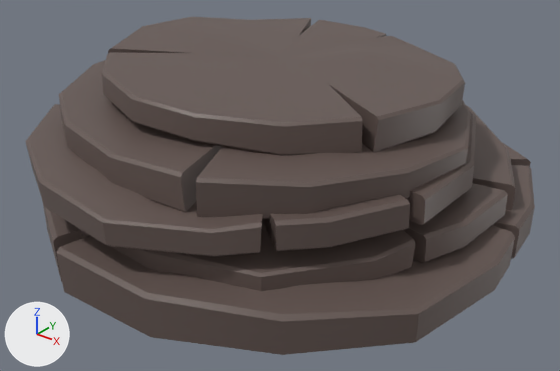
An edit to the FBX model Assets/Art/Assets/Piedra1.fbx, drawn before and after from the same camera.
One viewpoint serves both versions: a 50 mm lens placed at (1.84, -2.7, 2.38), pointed at (-0.27, -0.06, 0.74). Arrows for +X, +Y and +Z are at lower left; the lights stay in place. The older version comes first. Where no turn or scale is listed for an object, it has been applied to the vertices.

Names of what the first picture shows: 'pasted__Parte5_Piedra_1', 'pasted__pasted__pasted__Parte5_Piedra_1', 'pasted__pasted__pasted__pasted__Parte5_Piedra_1', 'pasted__pasted__pasted__pasted__pasted__Parte5_Piedra_1', 'pasted__pasted__pasted__pasted__pasted__pasted__Parte5_Piedra_1'.
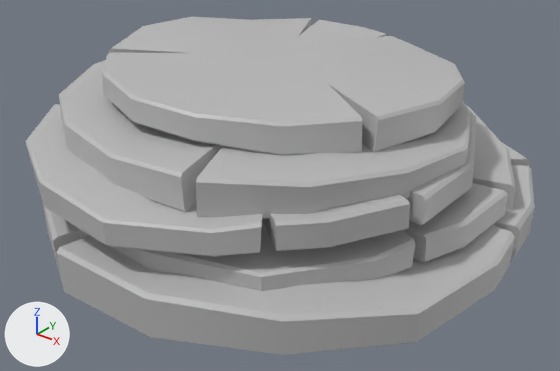
Where the newer file only moved an object's origin or applied its transform, the numbers keep the older frame.

Edits to the scene script, one JSON object a line:
```json
{"op": "add", "block": "mat_rocks_1_lava", "code": ["mat_rocks_1_lava = principled_material('Rocks_1_Lava')", "mat_rocks_1_lava.base_color = (0.5, 0.5, 0.5)  # grey #bcbcbc"]}
{"block": "me_mesh_003", "where": "me_mesh_003.from_pydata(...)  # 148 vertices, 160 faces; spans x -1.02..1.06, y -1.06..1.08, z -0.13..0.13"}
{"op": "remove", "block": "me_mesh_003", "code": "me_mesh_003.materials.append(mat_pasted__pasted__pasted__pasted__pasted__piedra1)  # brown #655652"}
{"op": "add", "block": "me_mesh_003", "code": "me_mesh_003.materials.append(mat_rocks_1_lava)  # grey #bcbcbc"}
{"block": "me_mesh_004", "where": "me_mesh_004.from_pydata(...)  # 148 vertices, 160 faces; spans x -1.19..1.17, y -1.19..1.24, z -0.17..0.17"}
{"op": "remove", "block": "me_mesh_004", "code": "me_mesh_004.materials.append(mat_pasted__pasted__pasted__pasted__pasted__pasted__piedra1)  # brown #655652"}
{"op": "add", "block": "me_mesh_004", "code": "me_mesh_004.materials.append(mat_rocks_1_lava)  # grey #bcbcbc"}
{"block": "me_mesh_002", "where": "me_mesh_002.from_pydata(...)  # 148 vertices, 160 faces; spans x -0.95..1.02, y -1.01..1.01, z -0.13..0.13"}
{"op": "remove", "block": "me_mesh_002", "code": "me_mesh_002.materials.append(mat_pasted__pasted__pasted__pasted__piedra1)  # brown #655652"}
{"op": "add", "block": "me_mesh_002", "code": "me_mesh_002.materials.append(mat_rocks_1_lava)  # grey #bcbcbc"}
{"block": "me_mesh_001", "where": "me_mesh_001.from_pydata(...)  # 148 vertices, 160 faces; spans x -0.96..0.97, y -0.9..0.97, z -0.13..0.13"}
{"op": "remove", "block": "me_mesh_001", "code": "me_mesh_001.materials.append(mat_pasted__pasted__pasted__piedra1)  # brown #655652"}
{"op": "add", "block": "me_mesh_001", "code": "me_mesh_001.materials.append(mat_rocks_1_lava)  # grey #bcbcbc"}
{"block": "me_mesh", "where": "me_mesh.from_pydata(...)  # 148 vertices, 160 faces; spans x -0.83..0.83, y -0.8..0.8, z -0.12..0.12"}
{"op": "remove", "block": "me_mesh", "code": "me_mesh.materials.append(mat_pasted__piedra1)  # brown #655652"}
{"op": "add", "block": "me_mesh", "code": "me_mesh.materials.append(mat_rocks_1_lava)  # grey #bcbcbc"}
```

Location of each change, [x1, y1, x2, y2] in pixels of the pictures (560 x 371 px):
```json
{"object": "pasted__Parte5_Piedra_1", "change": "recoloured", "before": [102, 17, 465, 155], "after": [102, 17, 465, 155], "on screen": "lighter"}
{"object": "pasted__pasted__pasted__pasted__pasted__pasted__Parte5_Piedra_1", "change": "recoloured", "before": [43, 142, 535, 355], "after": [43, 142, 535, 355], "on screen": "lighter"}
{"object": "pasted__pasted__pasted__Parte5_Piedra_1", "change": "recoloured", "before": [59, 60, 471, 219], "after": [59, 60, 471, 219], "on screen": "lighter"}
{"object": "pasted__pasted__pasted__pasted__Parte5_Piedra_1", "change": "recoloured", "before": [25, 104, 476, 257], "after": [25, 104, 476, 257], "on screen": "lighter"}
{"object": "pasted__pasted__pasted__pasted__pasted__Parte5_Piedra_1", "change": "recoloured", "before": [78, 105, 515, 291], "after": [78, 105, 515, 291], "on screen": "lighter"}
```
